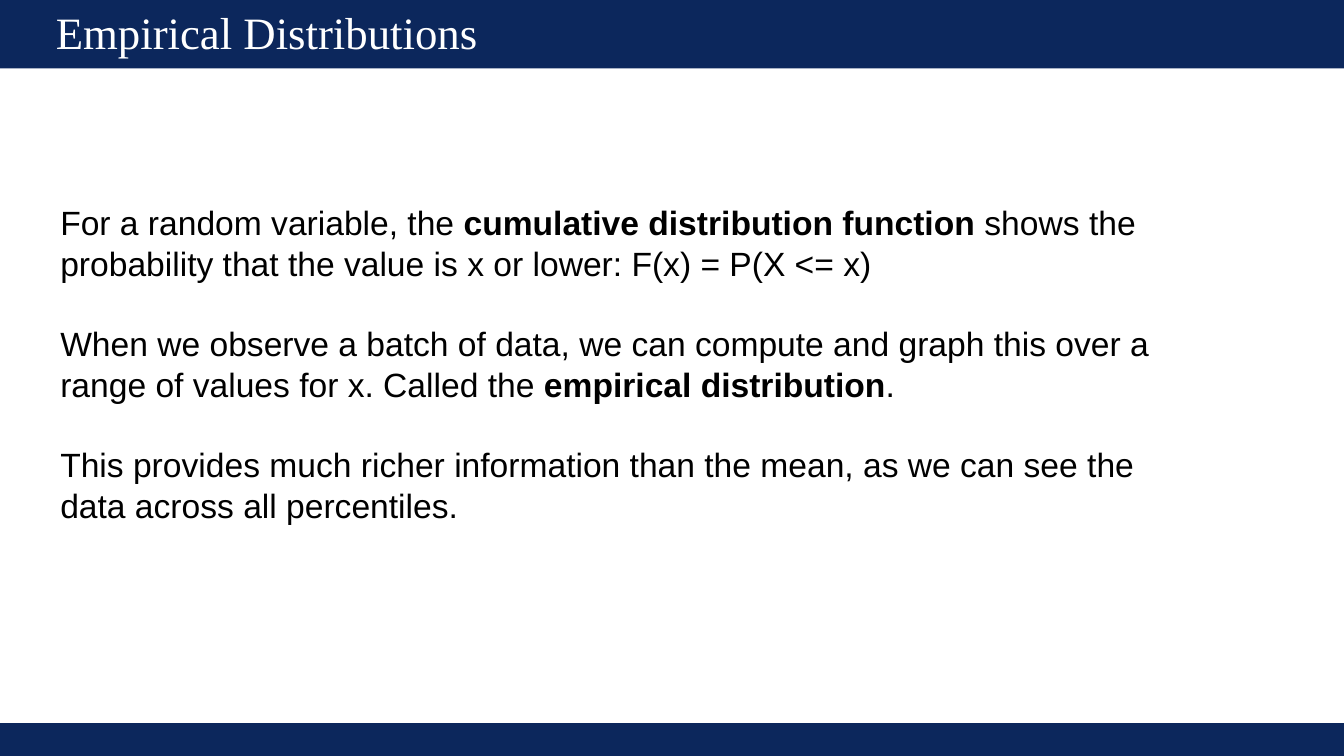
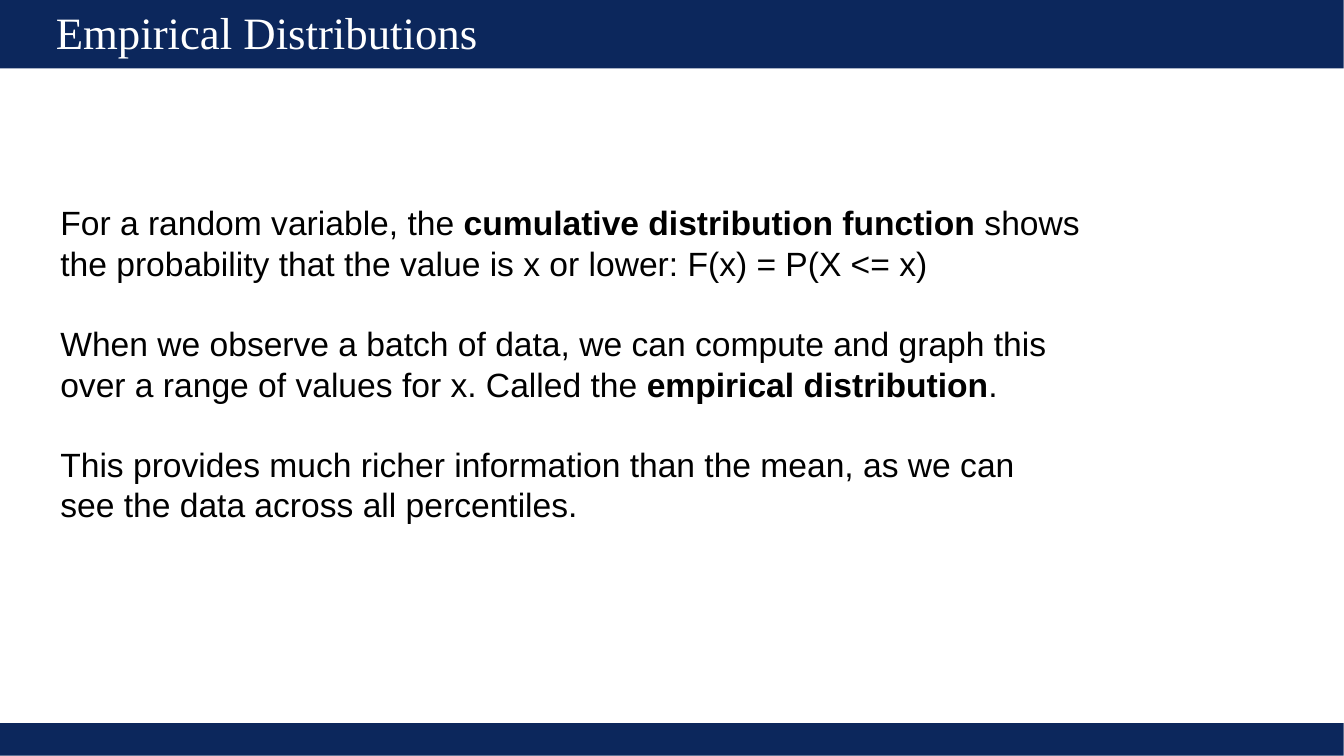
Before and after one commit to UVADS/ds6011, a slide deck: slide 11 of 07_useful_statistics_and_error_analysis.pptx. Drawn at 1344x756 pixels with LibreOffice and Linux fonts; fonts in the diff are those of the drawing. Boxes give left, top, right and bottom in pixels: in the first picture for what was removed or moved away, otherwise in the second. Text is boxed around its words. In the diff, an @@ line names an element or a change of style, - is before the commit and + after.

```diff
--- a/07_useful_statistics_and_error_analysis.pptx
+++ b/07_useful_statistics_and_error_analysis.pptx
@@ text at box(60, 210, 1079, 524): text changed @@
-For a random variable, the cumulative distribution function shows the probability that the value is x or lower: F(x) = P(X <= x)
-When we observe a batch of data, we can compute and graph this over a range of values for x. Called the empirical distribution.
-This provides much richer information than the mean, as we can see the data across all percentiles.
+For a random variable, the cumulative distribution function shows
+the probability that the value is x or lower: F(x) = P(X <= x)
+When we observe a batch of data, we can compute and graph this
+over a range of values for x. Called the empirical distribution.
+This provides much richer information than the mean, as we can
+see the data across all percentiles.
```
Also in this commit, not shown: 2 other slides changed, 1 other file.
